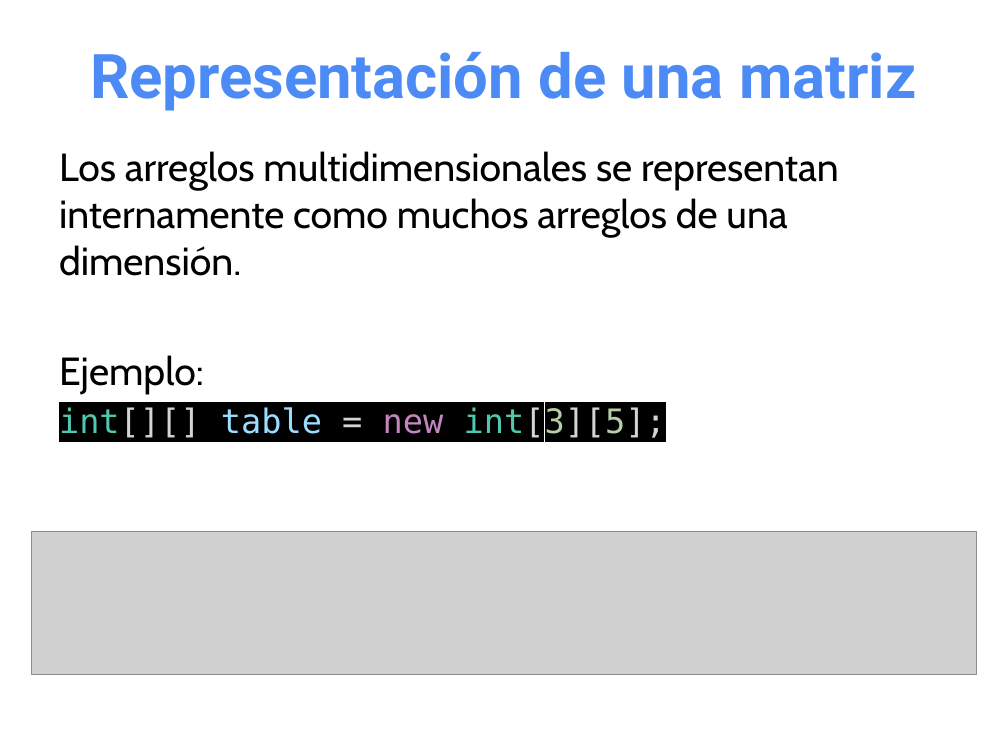
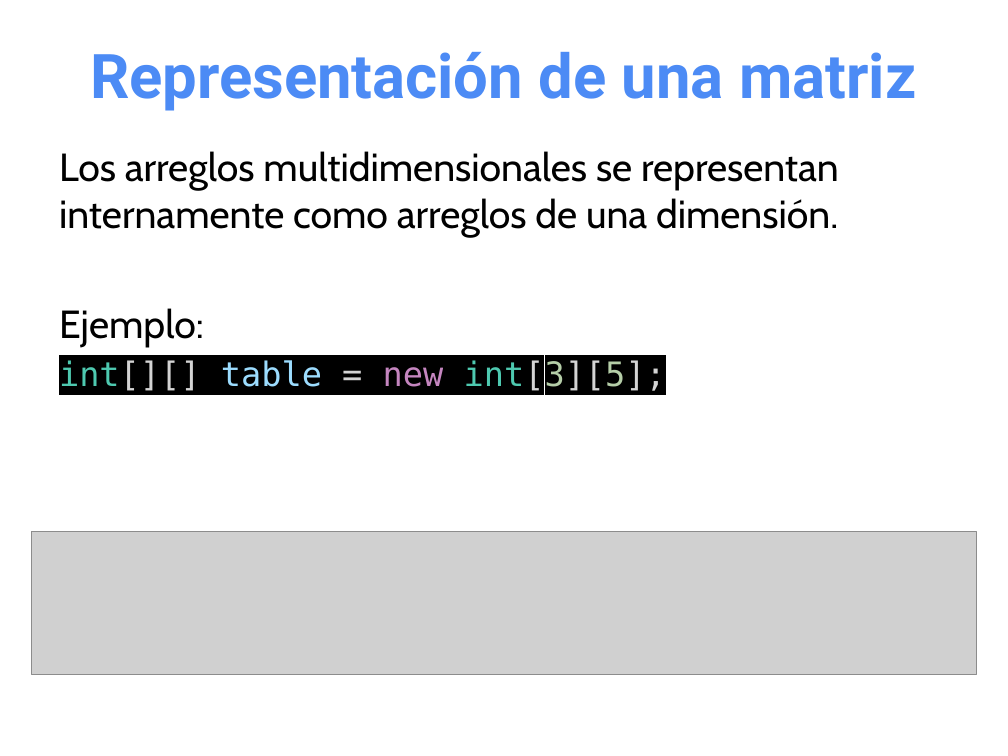
Before and after one commit to OMardil/INFO2, a slide deck: slide 19 of MOD01_Arreglos_multidimensionales/01 Presentacion/INFO2_MOD01-Arreglos_Multidimensionales.pptx (slide 18 before the commit). Drawn at 1008x756 pixels with LibreOffice and Linux fonts; fonts in the diff are those of the drawing; grey boxes stand for pictures. Boxes give left, top, right and bottom in pixels: in the first picture for what was removed or moved away, otherwise in the second. Text is boxed around its words. In the diff, an @@ line names an element or a change of style, - is before the commit and + after.

Commit message:
Actualizar arreglos multidimensionales

```diff
--- a/MOD01_Arreglos_multidimensionales/01 Presentacion/INFO2_MOD01-Arreglos_Multidimensionales.pptx
+++ b/MOD01_Arreglos_multidimensionales/01 Presentacion/INFO2_MOD01-Arreglos_Multidimensionales.pptx
@@ text at (59, 151, 839, 238): text changed @@
-Los arreglos multidimensionales se representan internamente como muchos arreglos de una dimensión.
+Los arreglos multidimensionales se representan internamente como arreglos de una dimensión.
```
Also in this commit, not shown: 5 other slides changed, 2 slides added, 1 slide removed, 2 other files.
